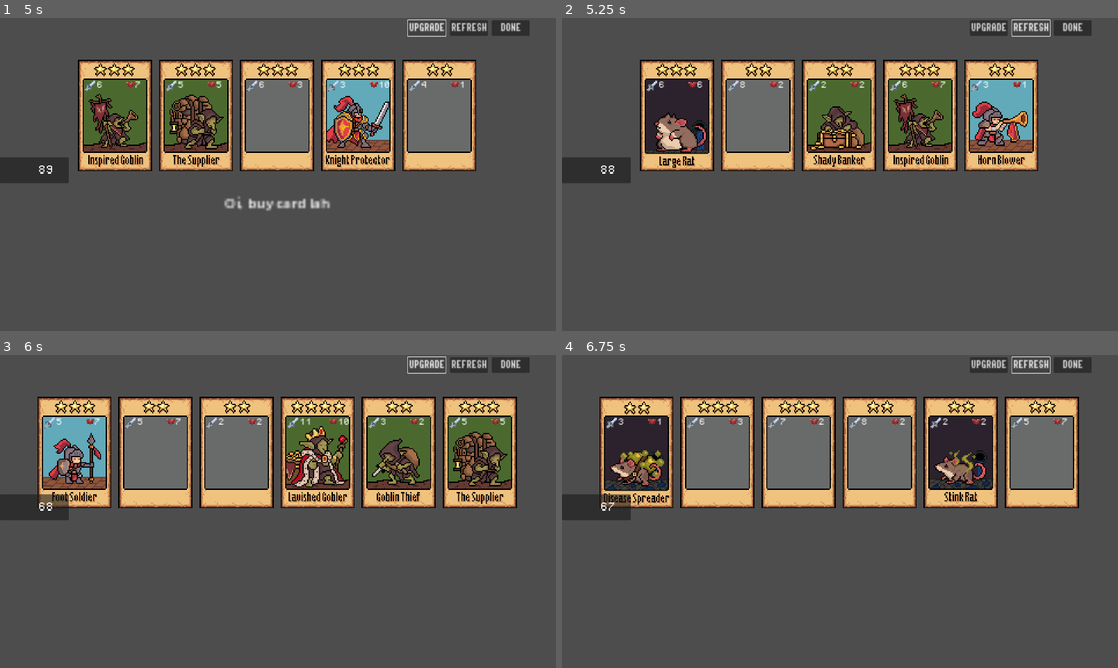
Above: before the commit, frames 1-4 (two rows, left to right).
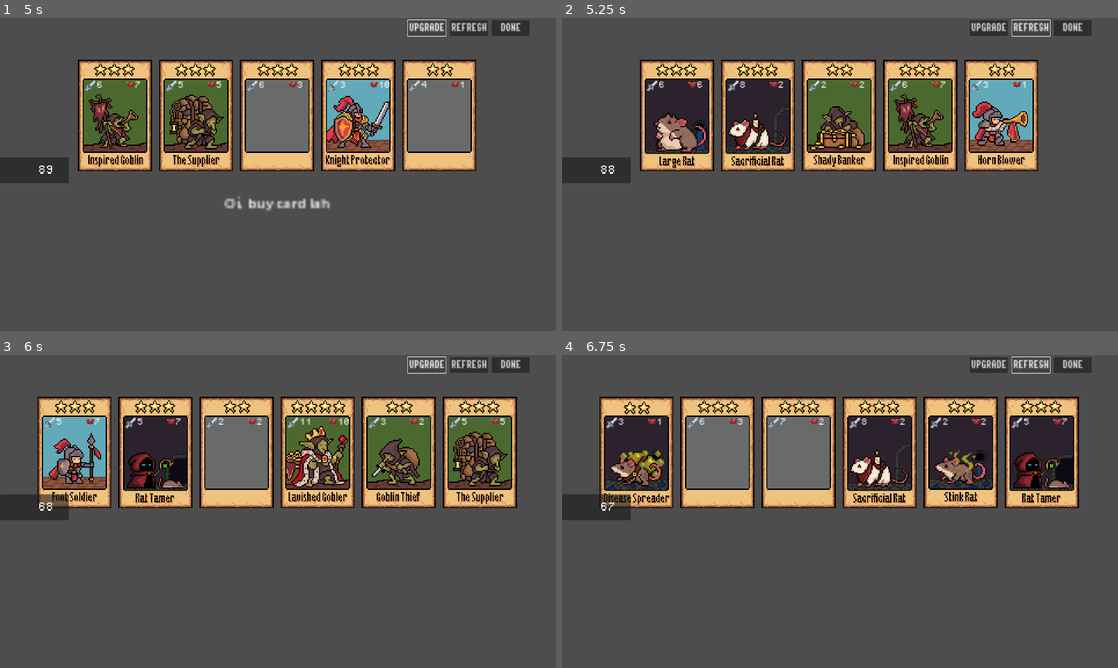
Above: after the commit, the same moments.

Repository: wenyng0526-boop/whateverproject
Game: Godot game, scene res://Scenes/main_menu.tscn
The game is run twice, just before and just after one commit, with the same random seed, the same clock (stepped at 60 frames per second) and the same inputs.
Inputs (mouse positions are in pixels of both pictures, inside the frame that each line leads up to):
- Up to frame 1 (5 s): click (278, 187) at 0.5 s; click "Shop" at 1.25 s; click "DONE" at 2 s; click "DONE" at 2.75 s; click "REFRESH" at 3.5 s; click "UPGRADE" at 4.25 s
- Up to frame 2 (5.25 s): click "REFRESH" at 5 s
- Up to frame 3 (6 s): click "UPGRADE" at 5.75 s
- Up to frame 4 (6.75 s): click "REFRESH" at 6.5 s

Frame 1 is identical in both runs. In frame 2, 3.0% of the frame differs, in the area x 29-42%, y 14-48%; in frame 3, 3.0%; in frame 4, 6.0%, in the area x 51-93%, y 14-48%.

Commit message:
maybe its better now

Diff:
--- a/Minion Resource/Rat/mother_of_rats.tres
+++ b/Minion Resource/Rat/mother_of_rats.tres
@@ -1,6 +1,6 @@
 [gd_resource type="Resource" script_class="card_resource" load_steps=3 format=3 uid="uid://cux54pf0jelew"]
 
-[ext_resource type="Texture2D" uid="uid://bfvpklkhjegqn" path="res://Assets/card placeholders/Cost 3 card.png" id="1_qse1x"]
+[ext_resource type="Texture2D" uid="uid://b6wqxcp3dqe34" path="res://Assets/cards/Mother of Rats Card.png" id="1_ehfje"]
 [ext_resource type="Script" path="res://Scipts/card_data.gd" id="2_78e07"]
 
 [resource]
@@ -9,7 +9,7 @@
 cost = 4
 attack = 9
 health = 13
-image = ExtResource("1_qse1x")
+image = ExtResource("1_ehfje")
 minon_type = 1
 fusion_tier = 1
 description = "Deal 5 damage to a random enemy after attacking, twice."
@@ -18,3 +18,4 @@
 rat_aoe_damage = 0
 knight_attack_inc = 0
 knight_health_inc = 0
+goblin_money = 0
--- a/Minion Resource/Rat/rat_tamer.tres
+++ b/Minion Resource/Rat/rat_tamer.tres
@@ -1,6 +1,6 @@
 [gd_resource type="Resource" script_class="card_resource" load_steps=3 format=3 uid="uid://d206o5rpul7ka"]
 
-[ext_resource type="Texture2D" uid="uid://d3esp7w8pcu6" path="res://Assets/card placeholders/Cost 2 card.png" id="1_jjqdf"]
+[ext_resource type="Texture2D" uid="uid://do5ceyhfps3ur" path="res://Assets/cards/Rat Tamer Card.png" id="1_sw3vi"]
 [ext_resource type="Script" path="res://Scipts/card_data.gd" id="2_2h6do"]
 
 [resource]
@@ -9,7 +9,7 @@
 cost = 3
 attack = 5
 health = 7
-image = ExtResource("1_jjqdf")
+image = ExtResource("1_sw3vi")
 minon_type = 1
 fusion_tier = 1
 description = "Deal 2 damage to all enemies after attacking."
@@ -18,3 +18,4 @@
 rat_aoe_damage = 2
 knight_attack_inc = 0
 knight_health_inc = 0
+goblin_money = 0
--- a/Minion Resource/Rat/scarificial_rat.tres
+++ b/Minion Resource/Rat/scarificial_rat.tres
@@ -1,6 +1,6 @@
 [gd_resource type="Resource" script_class="card_resource" load_steps=3 format=3 uid="uid://dy641a3c1etjx"]
 
-[ext_resource type="Texture2D" uid="uid://d3esp7w8pcu6" path="res://Assets/card placeholders/Cost 2 card.png" id="1_y43s5"]
+[ext_resource type="Texture2D" uid="uid://ilm3kcfe0qng" path="res://Assets/cards/Sacrificial Rat Card.png" id="1_3jtpg"]
 [ext_resource type="Script" path="res://Scipts/card_data.gd" id="2_dudwk"]
 
 [resource]
@@ -9,7 +9,7 @@
 cost = 3
 attack = 8
 health = 2
-image = ExtResource("1_y43s5")
+image = ExtResource("1_3jtpg")
 minon_type = 1
 fusion_tier = 1
 description = "Deal 3 damage to a random enemy after attacking, twice."
@@ -18,3 +18,4 @@
 rat_aoe_damage = 0
 knight_attack_inc = 0
 knight_health_inc = 0
+goblin_money = 0
--- a/Scenes/shop_scene.tscn
+++ b/Scenes/shop_scene.tscn
@@ -83,9 +83,9 @@
 
 [node name="HandCenter" type="CenterContainer" parent="."]
 offset_left = 43.0
-offset_top = 920.0
+offset_top = 678.0
 offset_right = 1843.0
-offset_bottom = 1320.0
+offset_bottom = 1078.0
 
 [node name="HandContainer" type="HBoxContainer" parent="HandCenter"]
 layout_mode = 2
--- a/Scipts/card.gd
+++ b/Scipts/card.gd
@@ -250,7 +250,7 @@
 func _get_hover_offset() -> float:
 	match current_location:
 		CardLocation.HAND:
-			return -305.0 # Lifts much higher in hand
+			return -200.0 # Lifts much higher in hand
 		CardLocation.BOARD:
 			return 0.0 # Subtle lift on the board
 		_:
